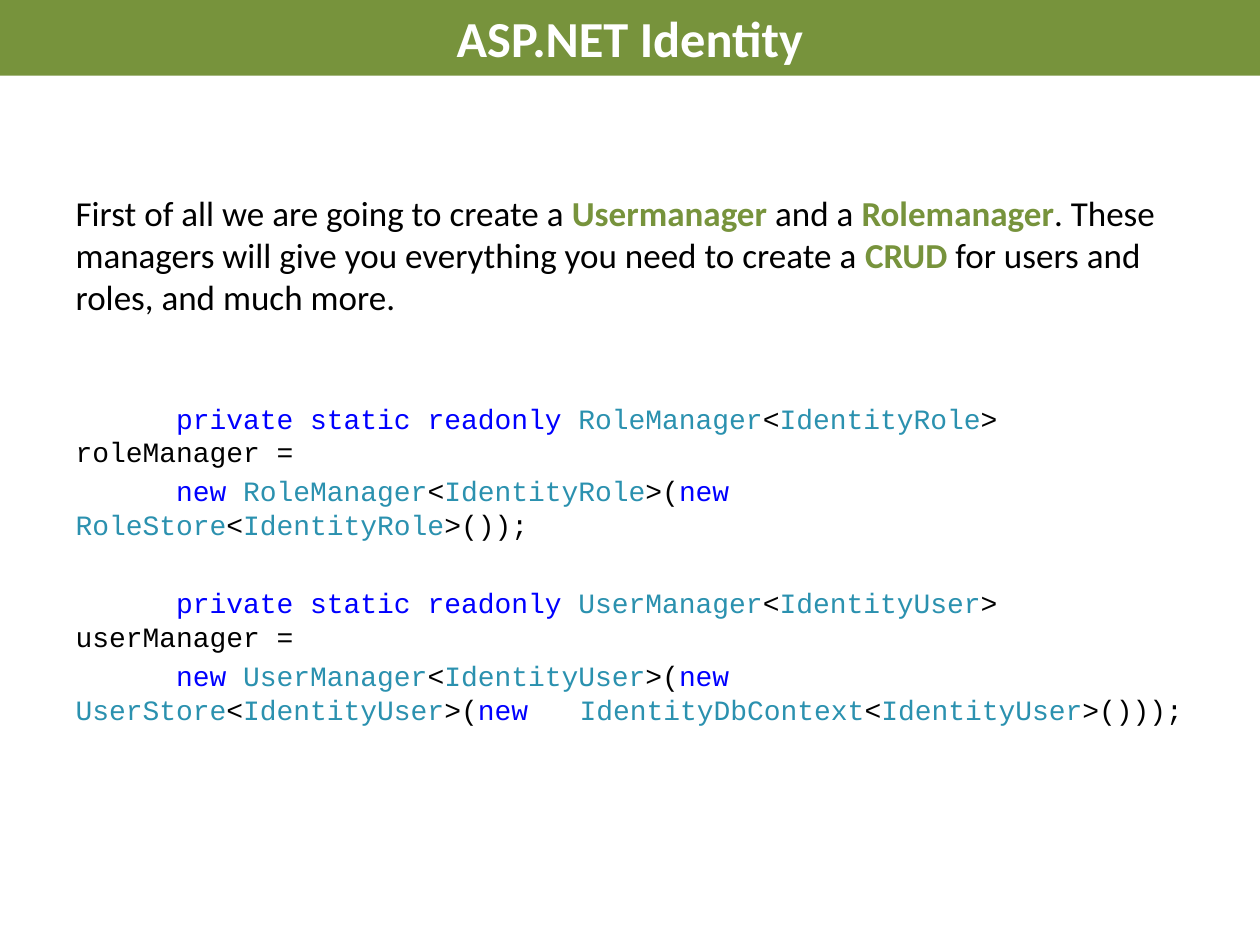
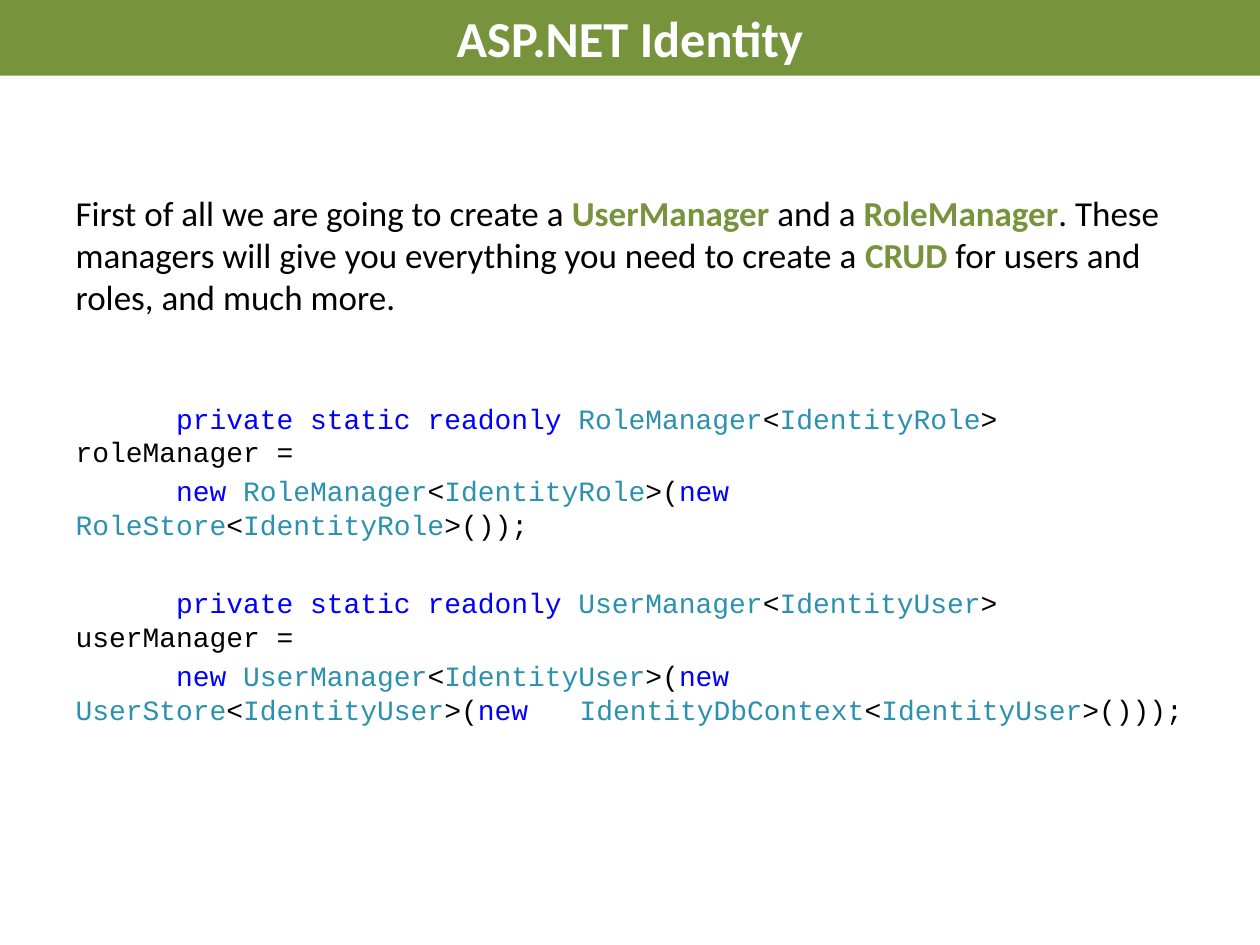
Before and after one commit to AndreasElffors/ProjectIdentity, a slide deck: slide 4 of Documents/Slides/Identity-ClaimsExercise.pptx. Drawn at 1260x945 pixels with LibreOffice and Linux fonts; fonts in the diff are those of the drawing; background and template pictures are left out. Boxes give left, top, right and bottom in pixels: in the first picture for what was removed or moved away, otherwise in the second. Text is boxed around its words. In the diff, an @@ line names an element or a change of style, - is before the commit and + after.

Commit message:
Final Slides and PDF

```diff
--- a/Documents/Slides/Identity-ClaimsExercise.pptx
+++ b/Documents/Slides/Identity-ClaimsExercise.pptx
@@ text at (76, 201, 1159, 314): text changed @@
-First of all we are going to create a Usermanager and a Rolemanager. These managers will give you everything you need to create a CRUD for users and roles, and much more.
+First of all we are going to create a UserManager and a RoleManager. These managers will give you everything you need to create a CRUD for users and roles, and much more.
```
Also in this commit, not shown: 3 other slides changed, 17 other files.
